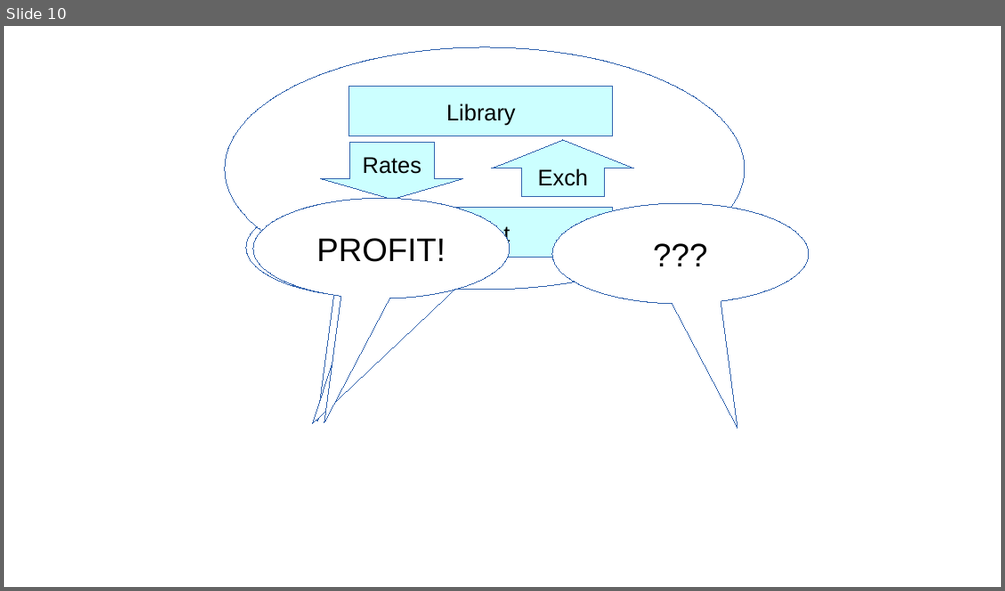
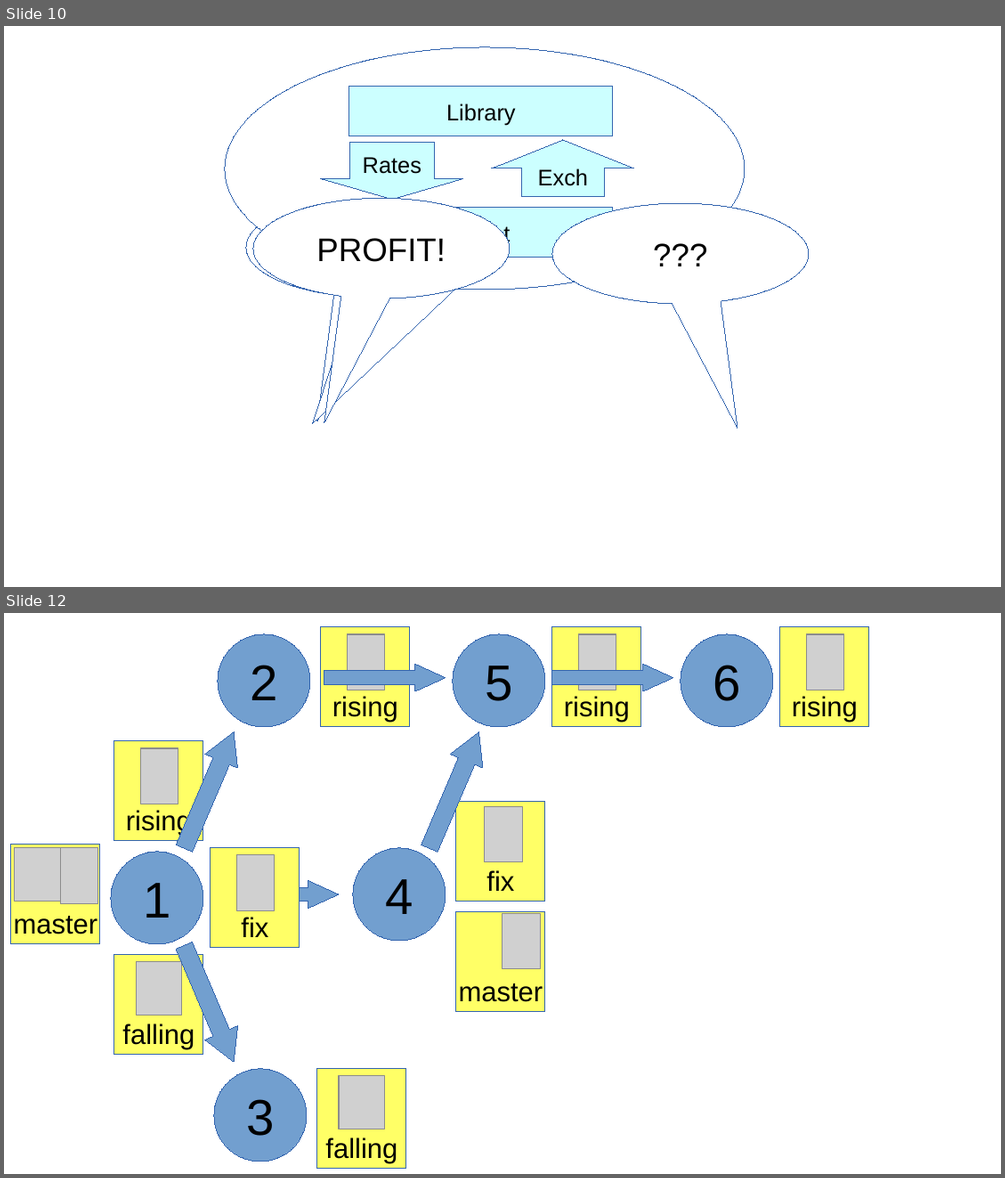
Before and after one commit to air-labs/VideoLectures, a slide deck: IntroductionToIndustialProgramming/git.odp. Shown one above the other, each under a label of ours: slide 10 before the commit, slides 10 and 12 after it; the slides between them are not shown. The pictures are 1005x591 and 1005x1178 pixels, drawn with LibreOffice and Linux fonts; fonts in the diff are those of the drawing; grey boxes stand for pictures; background and template pictures are left out. Boxes give left, top, right and bottom in pixels: in the first picture for what was removed or moved away, otherwise in the second. Text is boxed around its words. In the diff, an @@ line names an element or a change of style, - is before the commit and + after.

```diff
--- a/IntroductionToIndustialProgramming/git.odp
+++ b/IntroductionToIndustialProgramming/git.odp
@@ slide 12 added at (4,613,1001,1174), background picture (left out) @@
@@ ellipse added at (218,634,310,727), fill #729FCF, outline #3465AF 0 pt, 40 pt, text #000000 @@
+2
@@ rectangle added at (321,627,409,727), fill #FFFF66, outline #3465AF 0 pt, 22 pt, text #000000 @@
+rising
@@ picture added at (348,634,386,690) @@
@@ ellipse added at (453,634,545,727), fill #729FCF, outline #3465AF 0 pt, 40 pt, text #000000 @@
+5
@@ rectangle added at (552,627,640,727), fill #FFFF66, outline #3465AF 0 pt, 22 pt, text #000000 @@
+rising
@@ picture added at (579,634,617,690) @@
@@ ellipse added at (680,634,773,727), fill #729FCF, outline #3465AF 0 pt, 40 pt, text #000000 @@
+6
@@ rectangle added at (780,627,869,727), fill #FFFF66, outline #3465AF 0 pt, 22 pt, text #000000 @@
+rising
@@ picture added at (806,634,844,690) @@
@@ right arrow added at (324,664,445,690), fill #729FCF, outline #3465AF 0 pt @@
@@ right arrow added at (552,664,673,690), fill #729FCF, outline #3465AF 0 pt @@
@@ rectangle added at (114,741,203,841), fill #FFFF66, outline #3465AF 0 pt, 22 pt, text #000000 @@
+rising
@@ right arrow added at (169,724,251,855), fill #729FCF, outline #3465AF 0 pt @@
@@ right arrow added at (413,724,495,855), fill #729FCF, outline #3465AF 0 pt @@
@@ picture added at (140,748,178,804) @@
@@ rectangle added at (456,802,545,901), fill #FFFF66, outline #3465AF 0 pt, 22 pt, text #000000 @@
+fix
@@ picture added at (485,806,522,863) @@
@@ rectangle added at (11,844,100,944), fill #FFFF66, outline #3465AF 0 pt, 22 pt, text #000000 @@
+master
@@ picture added at (14,848,60,901) @@
@@ picture added at (60,848,98,904) @@
@@ ellipse added at (111,852,203,944), fill #729FCF, outline #3465AF 0 pt, 40 pt, text #000000 @@
+1
@@ rectangle added at (210,848,299,948), fill #FFFF66, outline #3465AF 0 pt, 22 pt, text #000000 @@
+fix
@@ ellipse added at (353,848,445,941), fill #729FCF, outline #3465AF 0 pt, 40 pt, text #000000 @@
+4
@@ picture added at (237,855,275,911) @@
@@ right arrow added at (218,881,339,908), fill #729FCF, outline #3465AF 0 pt @@
@@ rectangle added at (456,912,545,1012), fill #FFFF66, outline #3465AF 0 pt, 22 pt, text #000000 @@
+master
@@ picture added at (502,913,541,969) @@
@@ rectangle added at (114,955,203,1054), fill #FFFF66, outline #3465AF 0 pt, 22 pt, text #000000 @@
+falling
@@ right arrow added at (169,938,251,1069), fill #729FCF, outline #3465AF 0 pt @@
@@ picture added at (136,962,182,1015) @@
@@ ellipse added at (214,1069,306,1161), fill #729FCF, outline #3465AF 0 pt, 40 pt, text #000000 @@
+3
@@ rectangle added at (317,1069,405,1168), fill #FFFF66, outline #3465AF 0 pt, 22 pt, text #000000 @@
+falling
@@ picture added at (339,1076,385,1129) @@
```
Also in this commit, not shown: 1 slide changed.
